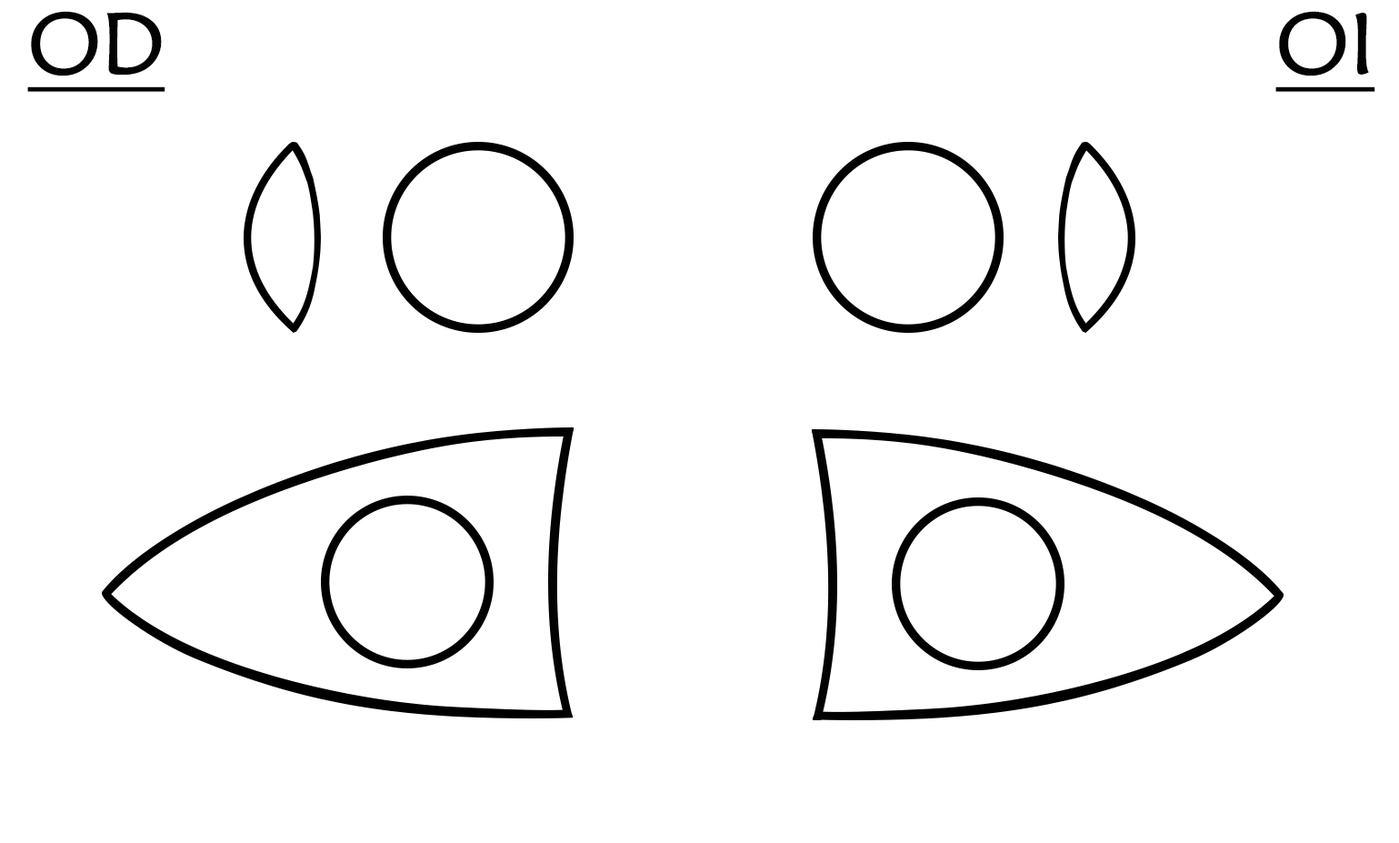
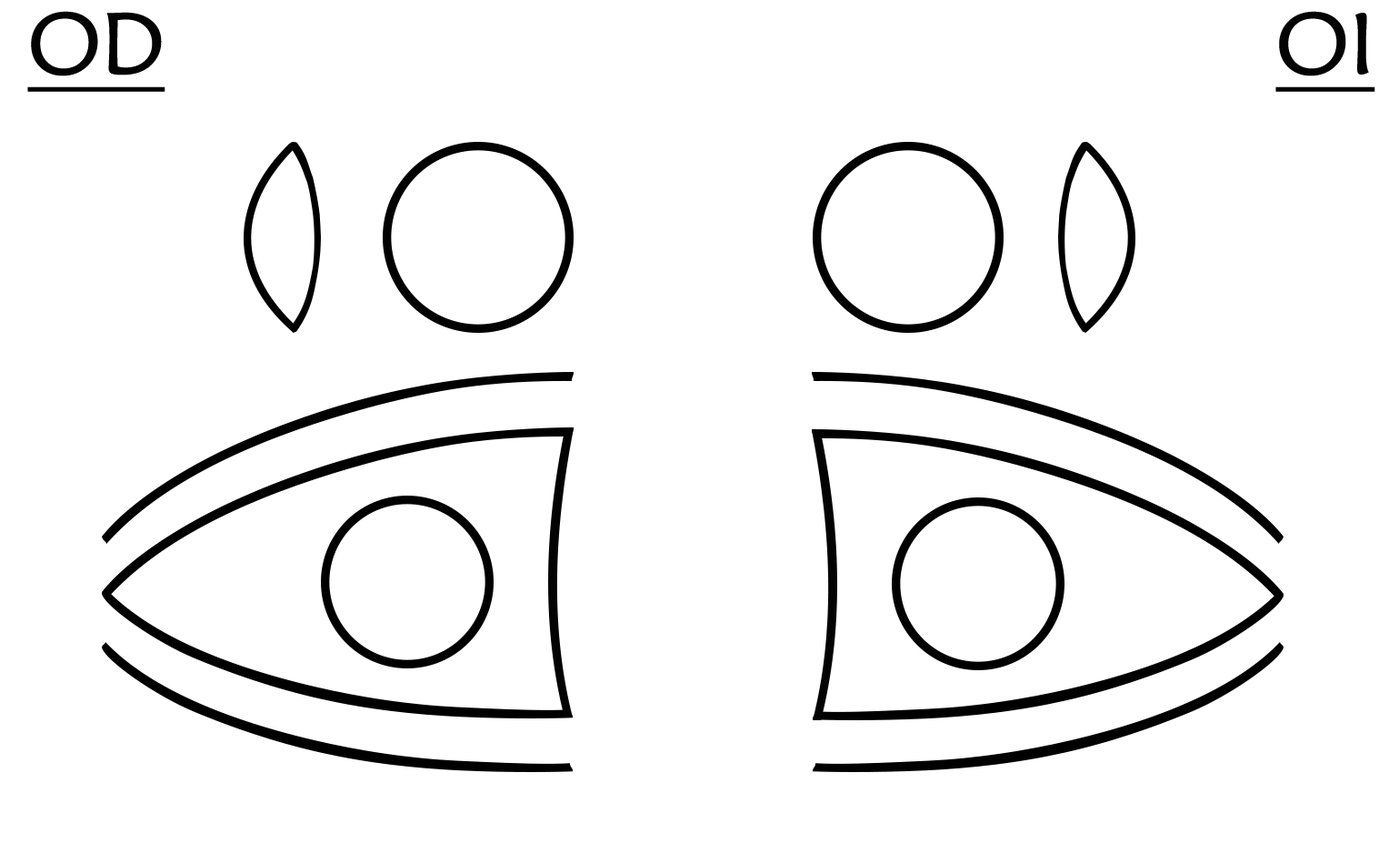
Before/after of a 1399px x 843px layered artwork. What changed in the layer stack:
added layer "PESTAÑA 1" (1st of 2, in "OJO IZQUIERDO") in group "OJO IZQUIERDO" over <box>811,371,1284,544</box>
added layer "PESTAÑA 2" (1st of 2, in "OJO IZQUIERDO") in group "OJO IZQUIERDO" over <box>812,641,1284,772</box>
painted on "LINEA 1" (3rd of 4, in "OJO IZQUIERDO") over <box>1109,437,1154,457</box>
added layer "PESTAÑA 2" (2nd of 2, in "OJO DERECHO") in group "OJO DERECHO" over <box>101,641,573,772</box>
added layer "PESTAÑA 1" (2nd of 2, in "OJO DERECHO") in group "OJO DERECHO" over <box>101,371,574,544</box>
painted on "LINEA 1" (4th of 4, in "OJO DERECHO") over <box>104,531,194,550</box>
